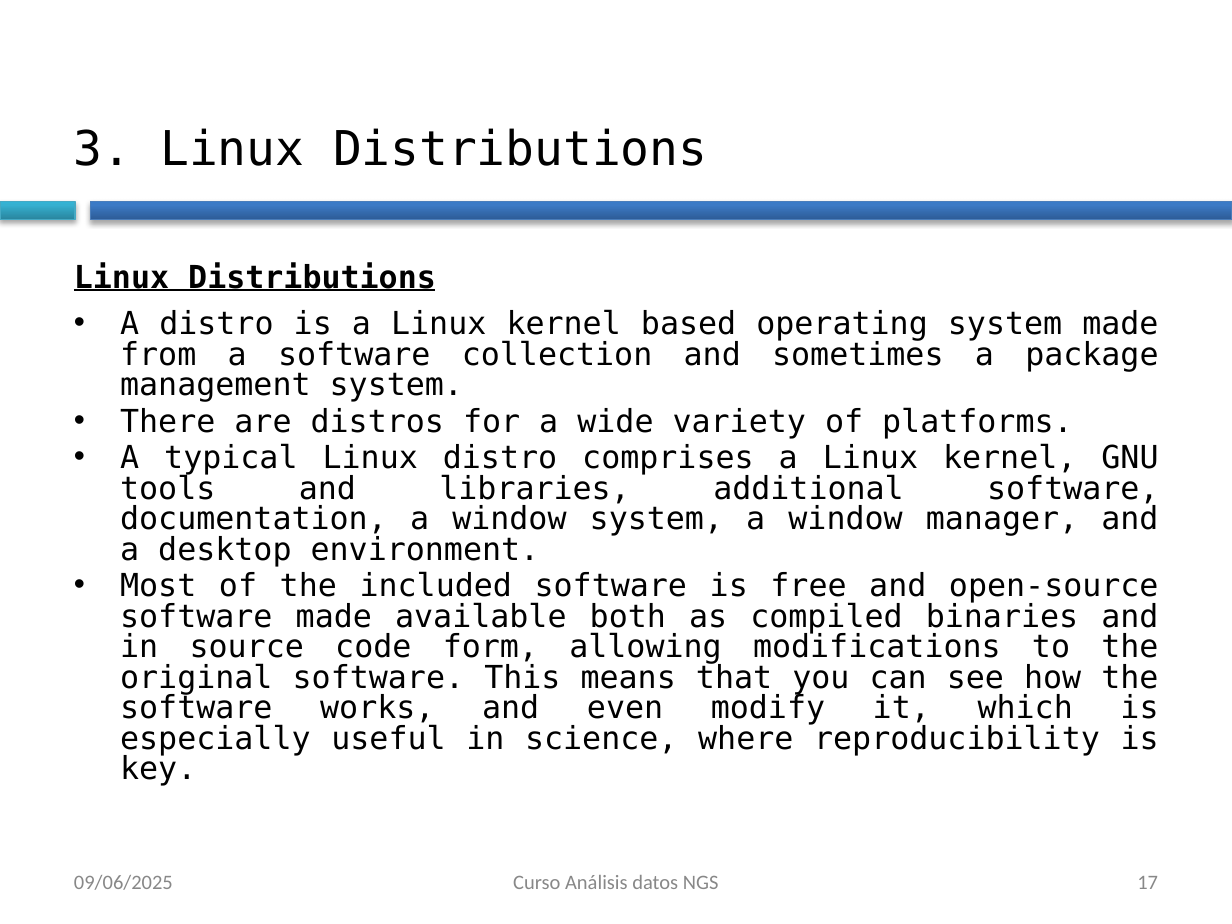
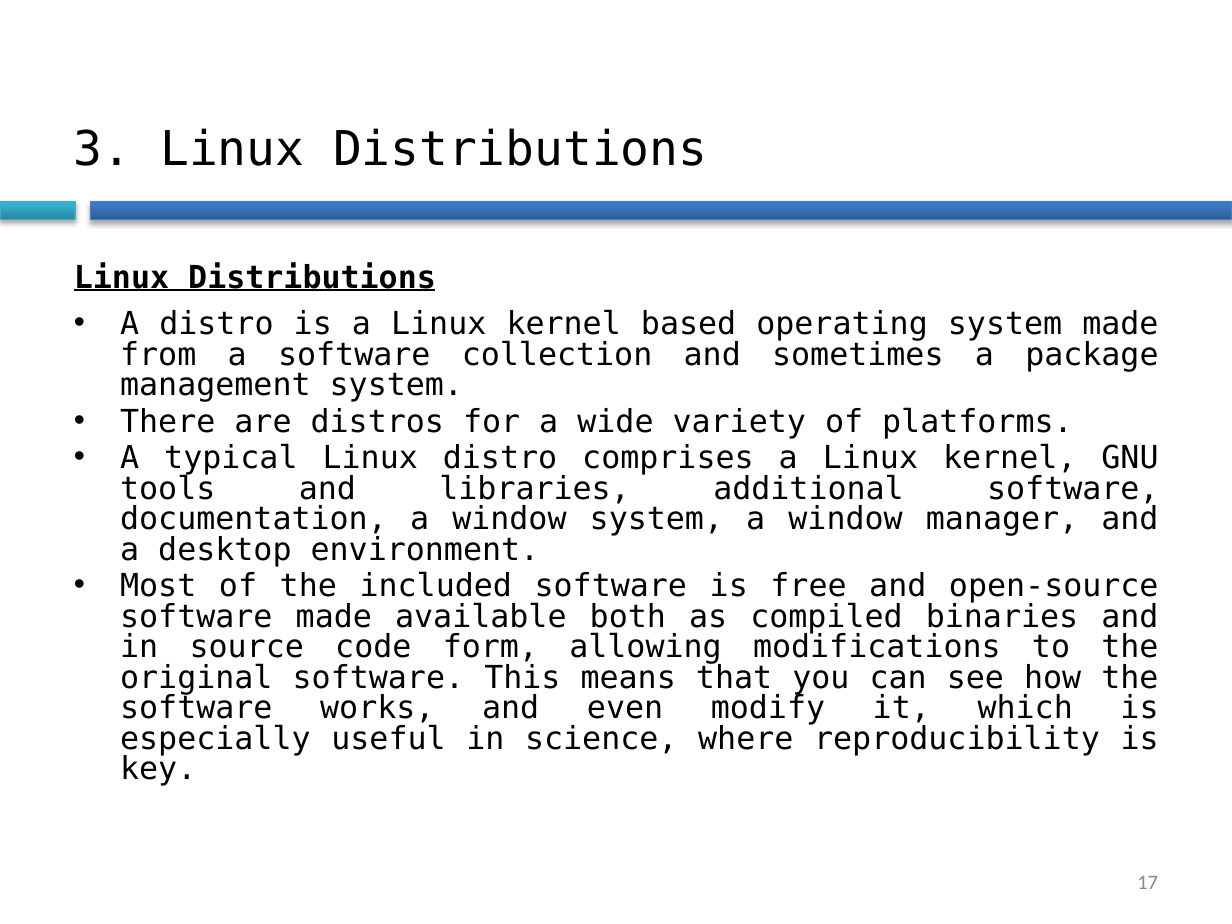
Before and after one commit to Daniel-VM/introduction_to_hpc, a slide deck: slide 17 of slides/linux_intro.pptx. Drawn at 1232x924 pixels with LibreOffice and Linux fonts; fonts in the diff are those of the drawing; background and template pictures are left out. Boxes give left, top, right and bottom in pixels: in the first picture for what was removed or moved away, otherwise in the second. Text is boxed around its words. In the diff, an @@ line names an element or a change of style, - is before the commit and + after.

```diff
--- a/slides/linux_intro.pptx
+++ b/slides/linux_intro.pptx
@@ text removed at [74, 875, 173, 890] @@
-09/06/2025
@@ text removed at [513, 875, 719, 889] @@
-Curso Análisis datos NGS
```
Also in this commit, not shown: 13 other slides changed, 1 other file.
